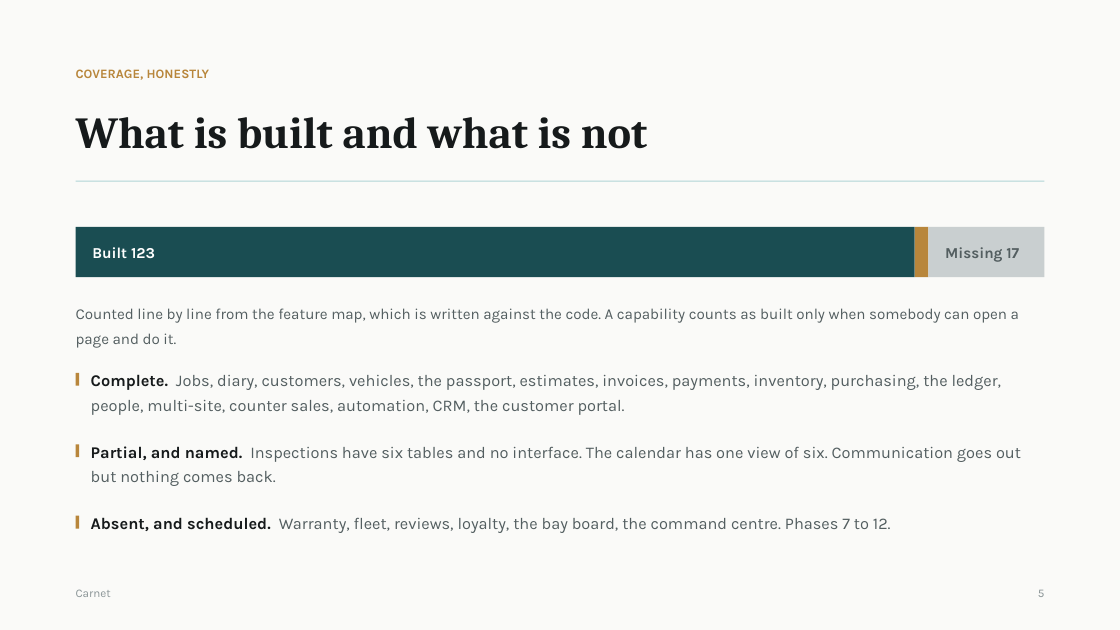
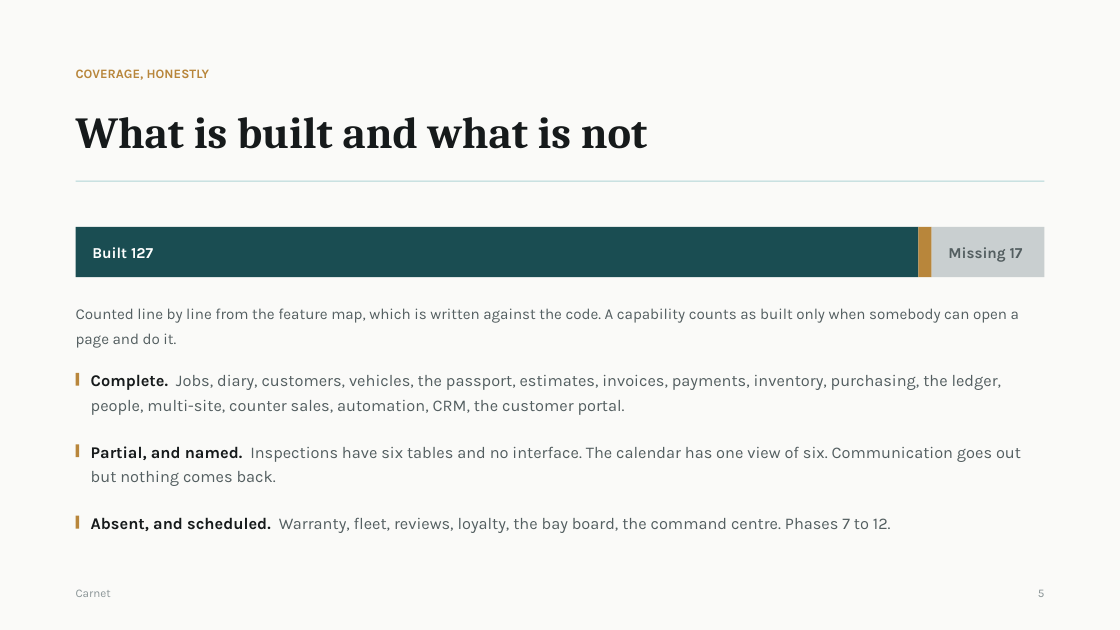
Before and after one commit to Amrwar/vehicle-memory, a slide deck: slide 6 of docs/Carnet-Presentation.pptx. Drawn at 1120x630 pixels with LibreOffice and Linux fonts; fonts in the diff are those of the drawing. Boxes give left, top, right and bottom in pixels: in the first picture for what was removed or moved away, otherwise in the second. Text is boxed around its words. In the diff, an @@ line names an element or a change of style, - is before the commit and + after.

```diff
--- a/docs/Carnet-Presentation.pptx
+++ b/docs/Carnet-Presentation.pptx
@@ rectangle: place and size @@
-rectangle at [915,227,928,277]
+rectangle at [918,227,932,277]
@@ rectangle: place and size @@
-rectangle at [928,227,1044,277]
+rectangle at [932,227,1044,277]
@@ text at [92,247,153,258]: text changed @@
-Built 123
+Built 127
@@ text "Missing 17": place and size @@
-text "Missing 17" at [945,247,1019,262]
+text "Missing 17" at [948,247,1023,262]
```
Also in this commit, not shown: 1 other slide changed, 21 other files.
